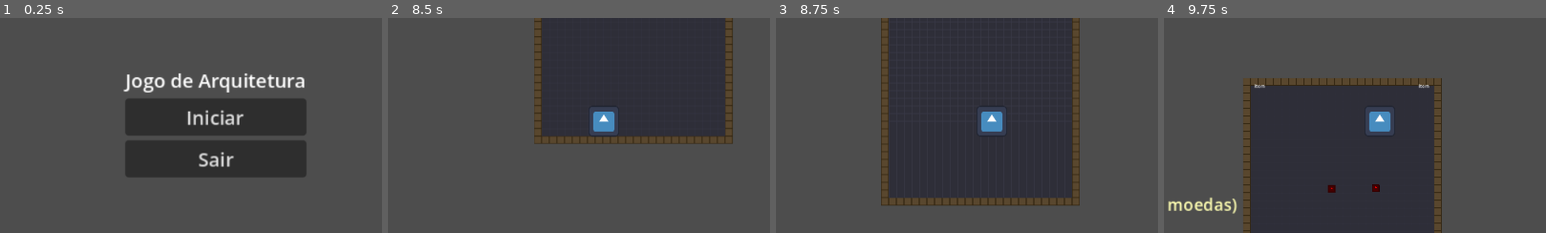
Above: before the commit, frames 1-4 (left to right).
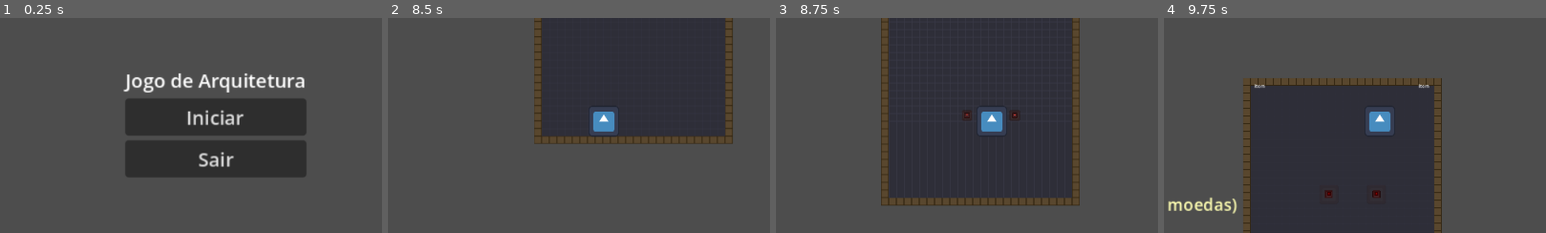
Above: after the commit, the same moments.

Repository: UnBArqDsw2026-1-Turma02/2026.1-T02_G1_MadDev_Entrega_04
Game: Godot game, scene res://scenes/ui/main_menu.tscn
Two runs of this game, one before a commit and one after it. Both use one fixed random seed, a clock stepped at 60 frames per second and the inputs below. The engine's default icon, where the game draws it, is replaced by a stand-in: a white triangle on a blue panel in a dark square.
Inputs (mouse positions are % of the whole screen's width and height, from its top left):
- Up to frame 1 (0.25 s): no input
- Up to frame 2 (8.5 s): click "Iniciar" at 0.5 s; click "Calouro HP ×1.0 Dano ×0.9" at 1.25 s; click "Confirmar" at 2 s; tap Enter (ui_accept) at 2.75, 3.02, 3.5, 3.77, 5, 5.27, 6.02, 6.77, 8.27 s; move the mouse to (72, 45) at 2.77 s; hold D (move_right) 2.78-3.53 s; tap Space (dash) at 2.85 s; move the mouse to (30, 55) at 3.52 s; hold S (move_down) 3.53-4.28 s; tap G (drop_item) at 3.6 s; move the mouse to (60, 28) at 4.27 s; hold D (move_right) 4.28-5.03 s; tap E (interact) at 4.35 s; move the mouse to (45, 70) at 5.02 s; hold W (move_up) 5.03-5.78 s; click (45, 70) at 5.1 s; move the mouse to (80, 65) at 5.77 s; hold A (move_left) 5.78-7.28 s; tap Q (use_bomb) at 5.85 s; move the mouse to (20, 35) at 6.52 s; tap 1 at 6.6 s; move the mouse to (55, 50) at 7.27 s; hold S (move_down) 7.28-8.03 s; tap 2 at 7.35 s; move the mouse to (35, 25) at 8.02 s; hold D (move_right) from 8.03 s (still down); tap 3 at 8.1 s
- Up to frame 3 (8.75 s): keep holding D (move_right)
- Up to frame 4 (9.75 s): move the mouse to (72, 45) at 8.77 s; release D (move_right) at 8.78 s; hold W (move_up) 8.78-9.53 s; tap 4 at 8.85 s; tap Enter (ui_accept) at 9.02 s; move the mouse to (30, 55) at 9.52 s; hold D (move_right) from 9.53 s (still down); tap R at 9.6 s
The pictures show only the part of the screen within x 22-72%, y 26-76%; the shares and areas given below are measured in that part.

Frames 1-2 are identical in both runs. In frame 3, less than 0.1% of the frame differs, in the area x 49-64%, y 43-48%; in frame 4, 0.2%, in the area x 42-57%, y 77-84%.

Commit message:
[FEAT] Telegrafo de spawn e game feel dos inimigos
- Ao entrar numa sala, cada ponto de spawn e telegrafado (icon.svg pulsando)
  antes do inimigo nascer; o inimigo entra com "pop" e o indicador estoura.
- Inimigos: pop de spawn, flash branco ao levar dano e morte com encolher/fade.
- Melee telegrafa o golpe com um avanco; dano segue a regra de 1 coracao.
- run.gd concede XP por abate.
- [FIX] Chefe nao reemite enemy_spawned na fase 2 (inflava a contagem do
  RoomValidator e impedia a sala do chefe de limpar -> a vitoria nunca disparava).

Diff:
--- /dev/null
+++ b/jogo/scenes/world/spawn_indicator.tscn
@@ -0,0 +1,17 @@
+[gd_scene load_steps=3 format=3 uid="uid://bspawnind00001"]
+
+[ext_resource type="Script" path="res://scripts/world/spawn_indicator.gd" id="1_ind"]
+[ext_resource type="Texture2D" uid="uid://bh6qb37fqp2vc" path="res://icon.svg" id="2_icon"]
+
+[node name="SpawnIndicator" type="Node2D"]
+script = ExtResource("1_ind")
+
+[node name="Ring" type="Sprite2D" parent="."]
+modulate = Color(1, 0.35, 0.2, 0.5)
+scale = Vector2(0.16, 0.16)
+texture = ExtResource("2_icon")
+
+[node name="Sprite2D" type="Sprite2D" parent="."]
+modulate = Color(1, 0.25, 0.2, 0.9)
+scale = Vector2(0.09, 0.09)
+texture = ExtResource("2_icon")
--- a/jogo/scripts/enemies/enemy_base.gd
+++ b/jogo/scripts/enemies/enemy_base.gd
@@ -17,6 +17,12 @@
 var current_health: int = max_health
 var _is_dead: bool = false
 
+# Game feel — referência ao sprite para "pop" de spawn, flash de dano e morte.
+@onready var _sprite: Sprite2D = get_node_or_null("Sprite2D")
+var _base_modulate: Color = Color.WHITE
+var _base_scale: Vector2 = Vector2.ONE
+var _flash_tween: Tween = null
+
 
 # ---------------------------------------------------------------------------
 # Lifecycle
@@ -24,6 +30,18 @@
 func _ready() -> void:
 	add_to_group("enemy")
 	current_health = max_health
+	if _sprite:
+		_base_modulate = _sprite.modulate
+		_base_scale = _sprite.scale
+		_play_spawn_pop()
+
+
+## Aparece com um "pop" elástico em vez de surgir estático.
+func _play_spawn_pop() -> void:
+	_sprite.scale = Vector2.ZERO
+	var tw := create_tween()
+	tw.set_trans(Tween.TRANS_BACK).set_ease(Tween.EASE_OUT)
+	tw.tween_property(_sprite, "scale", _base_scale, 0.28)
 
 
 # ---------------------------------------------------------------------------
@@ -43,18 +61,41 @@
 	damage_chain.handle(amount, context)
 
 func apply_final_damage(final_damage: int) -> void:
+	if _is_dead:
+		return
 	current_health = maxi(0, current_health - final_damage)
-
+	_flash_hit()
 	if current_health == 0:
 		_die()
+
+
+## Flash branco rápido ao levar dano, voltando à cor base (feedback de acerto).
+func _flash_hit() -> void:
+	if _sprite == null:
+		return
+	if _flash_tween and _flash_tween.is_valid():
+		_flash_tween.kill()
+	_sprite.modulate = Color(2.2, 2.2, 2.2)
+	_flash_tween = create_tween()
+	_flash_tween.tween_property(_sprite, "modulate", _base_modulate, 0.14)
 
 
 func _die() -> void:
 	if _is_dead:
 		return
 	_is_dead = true
+	# Avisa os sistemas (validator/score/xp) imediatamente; a animação é só visual.
 	SignalBus.enemy_died.emit(self)
-	queue_free()
+	set_deferred("collision_layer", 0)
+	set_physics_process(false)
+	if _sprite:
+		var tw := create_tween()
+		tw.set_trans(Tween.TRANS_BACK).set_ease(Tween.EASE_IN)
+		tw.tween_property(_sprite, "scale", Vector2.ZERO, 0.18)
+		tw.parallel().tween_property(_sprite, "modulate:a", 0.0, 0.18)
+		tw.tween_callback(queue_free)
+	else:
+		queue_free()
 
 
 # ---------------------------------------------------------------------------
--- a/jogo/scripts/enemies/enemy_boss.gd
+++ b/jogo/scripts/enemies/enemy_boss.gd
@@ -50,8 +50,18 @@
 	current_phase = 2
 	move_speed   = _base_speed  * phase2_speed_multiplier
 	attack_damage = roundi(_base_damage * phase2_damage_multiplier)
-	# Feedback visual: flash vermelho por 0.5s
-	modulate = Color.RED
-	await get_tree().create_timer(0.5).timeout
-	modulate = Color.WHITE
-	SignalBus.enemy_spawned.emit(self)  # reutiliza sinal disponível; substitua por boss_phase_changed se preferir
+	# Feedback visual de fúria: pulso vermelho no sprite, voltando à cor base.
+	# NÃO reemitimos enemy_spawned aqui: isso inflava a contagem do RoomValidator
+	# e impedia a sala do chefe de "limpar" (logo, a vitória nunca disparava).
+	if _sprite:
+		var tw := create_tween()
+		tw.tween_property(_sprite, "modulate", Color(2.5, 0.4, 0.4), 0.1)
+		tw.tween_property(_sprite, "modulate", _base_modulate, 0.6)
+	_apply_shake_to_camera()
+
+
+## Pequeno tremor de câmera na transição de fase (procura a câmera do player).
+func _apply_shake_to_camera() -> void:
+	var player := get_tree().get_first_node_in_group("player")
+	if player and player.has_method("_apply_shake"):
+		player._apply_shake(8.0, 0.5)
--- a/jogo/scripts/enemies/enemy_melee.gd
+++ b/jogo/scripts/enemies/enemy_melee.gd
@@ -29,12 +29,16 @@
 	return global_position.distance_to(_player.global_position) <= melee_range
 
 
-## Hook — animação/som de preparação antes do golpe
+## Hook — telegrafa o golpe com um leve "avanço" (lunge) na direção do player.
 func prepare_attack() -> void:
-	print(name, " se prepara para atacar!")
+	if _sprite == null or _player == null:
+		return
+	var lunge := global_position.direction_to(_player.global_position) * 4.0
+	var tw := create_tween()
+	tw.tween_property(_sprite, "position", lunge, 0.08)
+	tw.tween_property(_sprite, "position", Vector2.ZERO, 0.12)
 
 
-## Primitive — golpe corpo a corpo com dano aumentado
+## Primitive — golpe corpo a corpo (todo dano inimigo custa 1 coração ao player).
 func execute_attack() -> void:
-	print(name, " ATACOU COM A FORÇA BRUTA!")
-	_apply_damage_to_player(attack_damage * 2)
+	_apply_damage_to_player(attack_damage)
--- a/jogo/scripts/world/run.gd
+++ b/jogo/scripts/world/run.gd
@@ -5,7 +5,9 @@
 
 const _TOTAL_ROOMS := 12
 const _BOSS_INDEX := 11  # Sala 12 (índice 11)
-const _ENEMY_SPAWN_DELAY := 0.8  # atraso (s) para o player se situar antes dos inimigos
+const _ENEMY_SPAWN_DELAY := 1.0  # atraso (s): telegrafa o spawn antes de o inimigo nascer
+const _XP_PER_KILL := 4
+const _SPAWN_INDICATOR := "res://scenes/world/spawn_indicator.tscn"
 
 @onready var _room_host: Node2D = $RoomHost
 @onready var _player: CharacterBody2D = $Player
@@ -19,8 +21,16 @@
 	SignalBus.door_entered.connect(_on_door_entered)
 	SignalBus.room_cleared.connect(_on_room_cleared)
 	SignalBus.run_ended.connect(_on_run_ended)
+	SignalBus.enemy_died.connect(_on_enemy_died)
 	_apply_selected_profile()
 	_load_room(0)
+
+
+## Recompensa de XP por abate (o placar é tratado pelo AchievementManager).
+func _on_enemy_died(_enemy: Node) -> void:
+	if _ended:
+		return
+	GameManager.add_xp(_XP_PER_KILL)
 
 
 ## Issue 17 — aplica o perfil escolhido em character_select.tscn (Multiton via clone_profile).
@@ -57,7 +67,8 @@
 
 
 ## Spawna os inimigos da sala (guardados em meta pelo Builder) só depois do player
-## já estar posicionado, com um pequeno atraso — assim ele não nasce cercado.
+## já estar posicionado. Primeiro telegrafa cada ponto de spawn (game feel /
+## leitura), e só então faz nascer o inimigo no lugar do indicador.
 ## Usa EnemyFactory (Factory Method), a fonte única de criação de inimigos.
 func _spawn_enemies_delayed(room: Node2D) -> void:
 	if not room.has_meta("enemies"):
@@ -66,12 +77,29 @@
 	if enemies.is_empty():
 		return
 
+	# 1. Telegrafa os pontos de spawn imediatamente.
+	var indicators: Array[Node] = []
+	var ind_scene := load(_SPAWN_INDICATOR) as PackedScene
+	for data in enemies:
+		var ind: Node = null
+		if ind_scene:
+			ind = ind_scene.instantiate()
+			ind.position = data["pos"]
+			room.add_child(ind)
+		indicators.append(ind)
+
+	# 2. Espera o tempo de leitura.
 	await get_tree().create_timer(_ENEMY_SPAWN_DELAY).timeout
 	# A sala pode ter sido descarregada nesse meio-tempo.
 	if not is_instance_valid(room) or not room.is_inside_tree():
 		return
 
-	for data in enemies:
+	# 3. Estoura cada indicador e faz o inimigo nascer no lugar.
+	for i in range(enemies.size()):
+		var data: Dictionary = enemies[i]
+		var ind: Node = indicators[i]
+		if is_instance_valid(ind) and ind.has_method("burst"):
+			ind.burst()
 		var enemy := EnemyFactory.create(data["type"])
 		if enemy == null:
 			continue
--- /dev/null
+++ b/jogo/scripts/world/spawn_indicator.gd
@@ -0,0 +1,33 @@
+## Telegrafa onde um inimigo vai nascer ao entrar numa sala (game feel / leitura).
+## Pulsa e expande usando o icon.svg tingido de vermelho até o inimigo aparecer.
+extends Node2D
+
+@onready var _sprite: Sprite2D = $Sprite2D
+@onready var _ring: Sprite2D = $Ring
+
+
+func _ready() -> void:
+	# Marcador central pulsando.
+	var base := _sprite.scale
+	var tw := create_tween().set_loops()
+	tw.set_trans(Tween.TRANS_SINE).set_ease(Tween.EASE_IN_OUT)
+	tw.tween_property(_sprite, "scale", base * 1.35, 0.35)
+	tw.tween_property(_sprite, "scale", base, 0.35)
+
+	# Anel expandindo e sumindo, repetidamente.
+	var ring_base := _ring.scale
+	var tw2 := create_tween().set_loops()
+	tw2.tween_property(_ring, "scale", ring_base * 2.4, 0.6)
+	tw2.parallel().tween_property(_ring, "modulate:a", 0.0, 0.6)
+	tw2.tween_callback(func() -> void:
+		_ring.scale = ring_base
+		_ring.modulate.a = 0.5)
+
+
+## Animação final de "estouro" antes de ser removido (o inimigo toma o lugar).
+func burst() -> void:
+	var tw := create_tween()
+	tw.set_trans(Tween.TRANS_BACK).set_ease(Tween.EASE_IN)
+	tw.tween_property(_sprite, "scale", Vector2.ZERO, 0.12)
+	tw.parallel().tween_property(self, "modulate:a", 0.0, 0.12)
+	tw.tween_callback(queue_free)
Not shown, added: jogo/scripts/world/spawn_indicator.gd.uid
